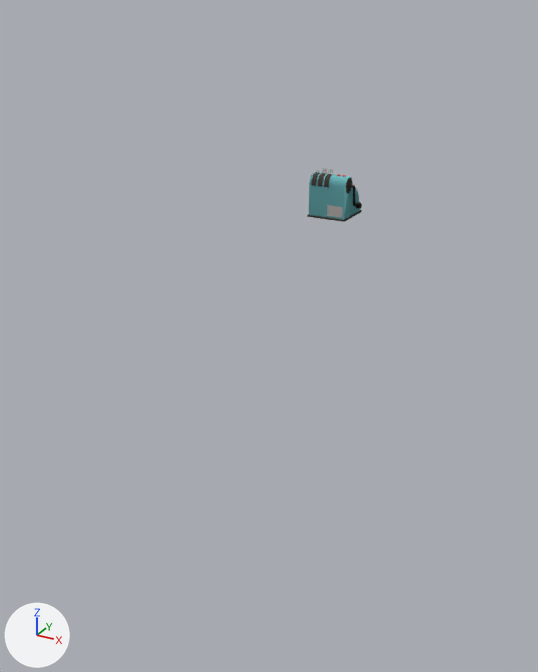
Renders of the glTF model www/models/lba2/iso_scenes/91.glb from each side of a commit.
Camera for both pictures: a 50 mm lens placed at (18.77, -24.98, 6.04), pointed at (12.07, -12.8, -0.05). The axes (+X, +Y, +Z) are drawn at lower left. The lights are the same throughout. Where no turn or scale is listed for an object, it has been applied to the vertices. Vertices at the same position are counted once.

The scene before the commit, as lines of its bpy script (objects in view):
```python
me_mesh_0 = bpy.data.meshes.new('Mesh_0')
me_mesh_0.from_pydata(...)  # 963 vertices, 1750 faces; spans x 12.0..13.0, y -10.999..-10.07, z 2.0..3.0
me_mesh_0.materials.append(mat_material_0)
ob_colored = bpy.data.objects.new('colored', me_mesh_0)
ob_colored.location = (0.0, 0.0, 0.0)
```
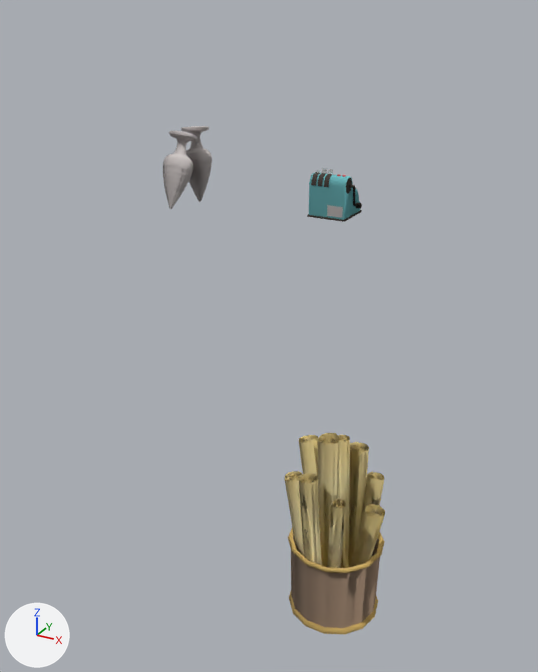
Changed parts and their boxes (x1, y1, x2, y2) in the pictures (538 x 672 px):
'colored', reshaped (296% wider, 825% taller): before (307, 168, 362, 222); after (163, 126, 384, 634)
'textured_137e9c9c', added (beige): after (284, 433, 385, 568)
part 1 of me_mesh_0, added: after (181, 126, 212, 202)
part 2 of me_mesh_0, added: after (163, 131, 197, 209)
part 3 of me_mesh_0, added (brown): after (288, 528, 384, 634)

Edits to the bpy script that builds the scene:
```text
Add img_image_0:
    img_image_0 = load_image('Image_0', '_unpacked/Image_0', 830, 430, 'sRGB')
Add mat_material_1:
    mat_material_1 = principled_material('Material_1')
    mat_material_1.texture = img_image_0
    mat_material_1.roughness = 1.0
Change me_mesh_0:
    used by ob_colored; location = (0.0, 0.0, 0.0)
    remove me_mesh_0.from_pydata(...)  # 963 vertices, 1750 faces; spans x 12.0..13.0, y -10.999..-10.07, z 2.0..3.0
    add me_mesh_0.from_pydata(...)  # 2962 vertices, 5736 faces; spans x 4.997..16.972, y -19.96..-5.0, z 0.494..3.0
    me_mesh_0 part 1: a new loose piece of 943 vertices spanning x 4.997..6.003, y -6.014..-5.0, z 0.494..2.785, in mat_material_0
    me_mesh_0 part 2: a new loose piece of 942 vertices spanning x 5.0..5.907, y -6.999..-5.688, z 0.498..2.734, in mat_material_0
    me_mesh_0 part 3: a new loose piece of 114 vertices spanning x 16.028..16.972, y -19.96..-19.04, z 0.5..1.313, in mat_material_0
Add me_mesh_1:
    me_mesh_1.from_pydata(...)  # 1590 vertices, 2455 faces; spans x 15.96..16.98, y -19.99..-19.03, z 0.62..2.5
    me_mesh_1.materials.append(mat_material_1)  # picture img_image_0
Add ob_textured_137e9c9c:
    ob_textured_137e9c9c = bpy.data.objects.new('textured_137e9c9c', me_mesh_1)
    ob_textured_137e9c9c.location = (0.0, 0.0, 0.0)
```
